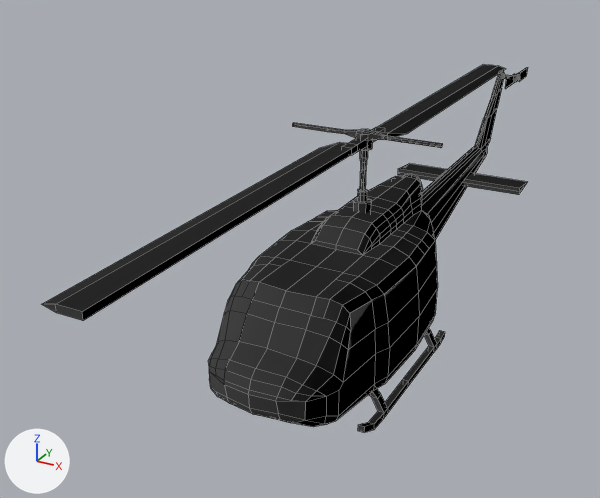
What one commit did to the FBX model Contents/mods/Expanded Helicopter Events/media/models_X/vehicles/Vehicle_UH1H.fbx.
Camera for both pictures: a 50 mm camera at (2.53, -5.42, 3.77) aimed at (-0.77, 0.56, 0.77). The axes (+X, +Y, +Z) are drawn at lower left. The lights are the same throughout. Mesh edges are drawn as thin lines. Where no turn or scale is listed for an object, it has been applied to the vertices. Vertices at the same position are counted once.
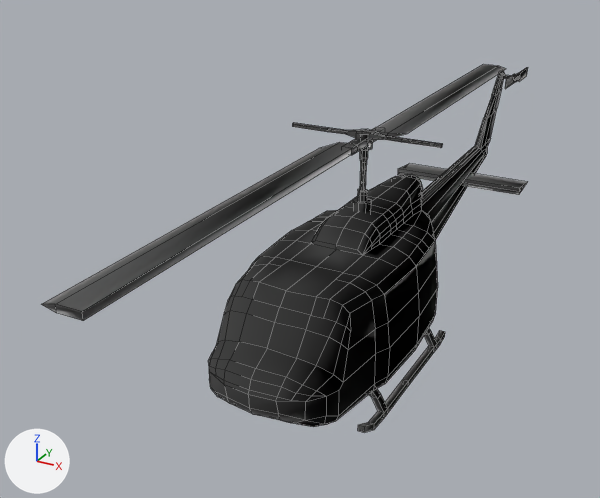
Commit message: Fixed inversions and seamlines on UH-1H mesh

Where the change shows, as pixel boxes [x1, y1, x2, y2] in the pictures (600 x 498 px; the box of a moved part takes in the faces that stretch with it):
part 1 of me_plane_014, moved or reshaped
    both: [421, 68, 528, 197]
part 2 of me_plane_014, moved or reshaped
    both: [353, 133, 372, 213]
part 3 of me_plane_014, moved or reshaped
    both: [358, 328, 445, 433]

What changed in the scene script:
```text
Change me_plane_014:
    used by ob_plane_014; location = (-0.124, -2.861, 1.394)
    remove me_plane_014.from_pydata(...)  # 812 vertices, 778 faces; spans x -0.7..0.68, y 0.0..7.77, z -1.39..0.58
    add me_plane_014.from_pydata(...)  # 809 vertices, 778 faces; spans x -0.7..0.68, y 0.0..7.77, z -1.39..0.58
    me_plane_014 part 1
    4 vertices are removed from x -0.04..-0.03, y 6.53..7.03, z -0.37..0.1
    70 faces are deleted
    1 vertex moves from x -0.04, y 6.81, z -0.11 to x -0.04, y 6.84, z -0.08
    1 vertex is added at (-0.05, 7.02, 0.1)
    70 new faces join them
    me_plane_014 part 2
    114 faces are deleted
    114 new faces join them
    me_plane_014 part 3
    112 faces are deleted
    112 new faces join them
    me_plane_014 part 4: the surface is now shaded smooth
```
